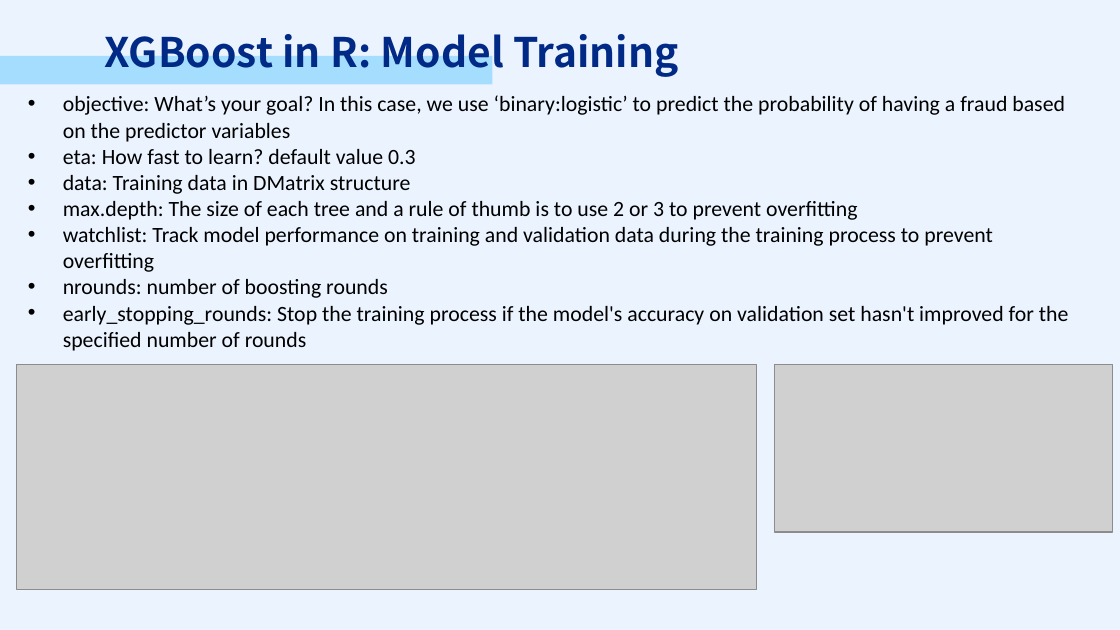
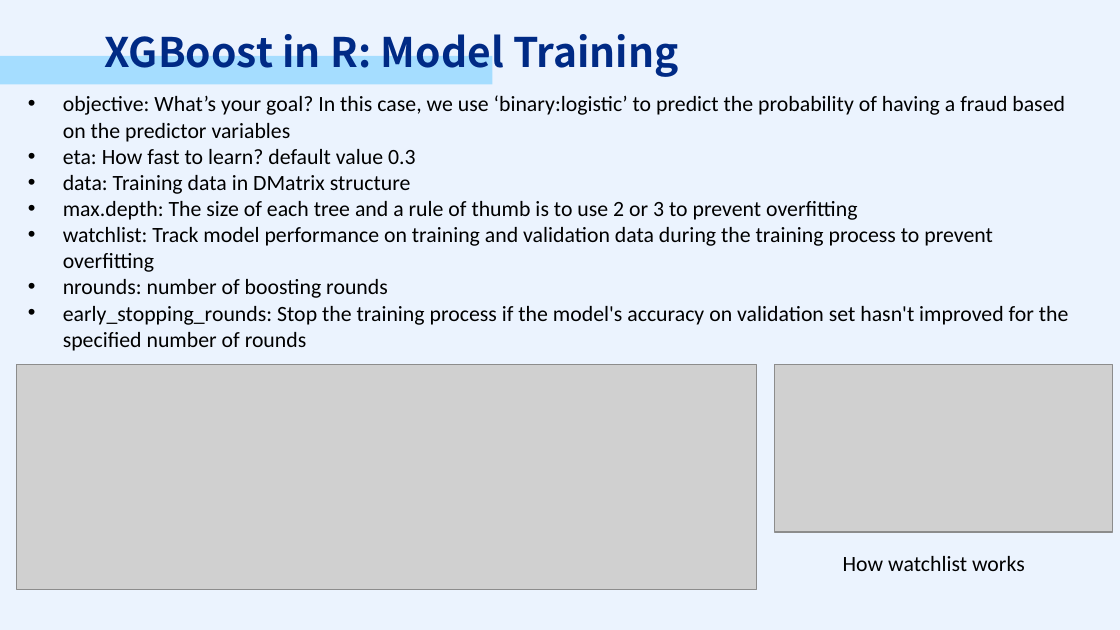
Before and after one commit to PSTAT197-F23/PSTAT197A_FP_Group1, a slide deck: slide 10 of scripts/drafts/PRESENTATION.pptx. Drawn at 1120x630 pixels with LibreOffice and Linux fonts; fonts in the diff are those of the drawing; grey boxes stand for pictures. Boxes give left, top, right and bottom in pixels: in the first picture for what was removed or moved away, otherwise in the second. Text is boxed around its words. In the diff, an @@ line names an element or a change of style, - is before the commit and + after.

```diff
--- a/scripts/drafts/PRESENTATION.pptx
+++ b/scripts/drafts/PRESENTATION.pptx
@@ text added at [843, 556, 1025, 571], 14 pt, text #000000 @@
+How watchlist works
```
